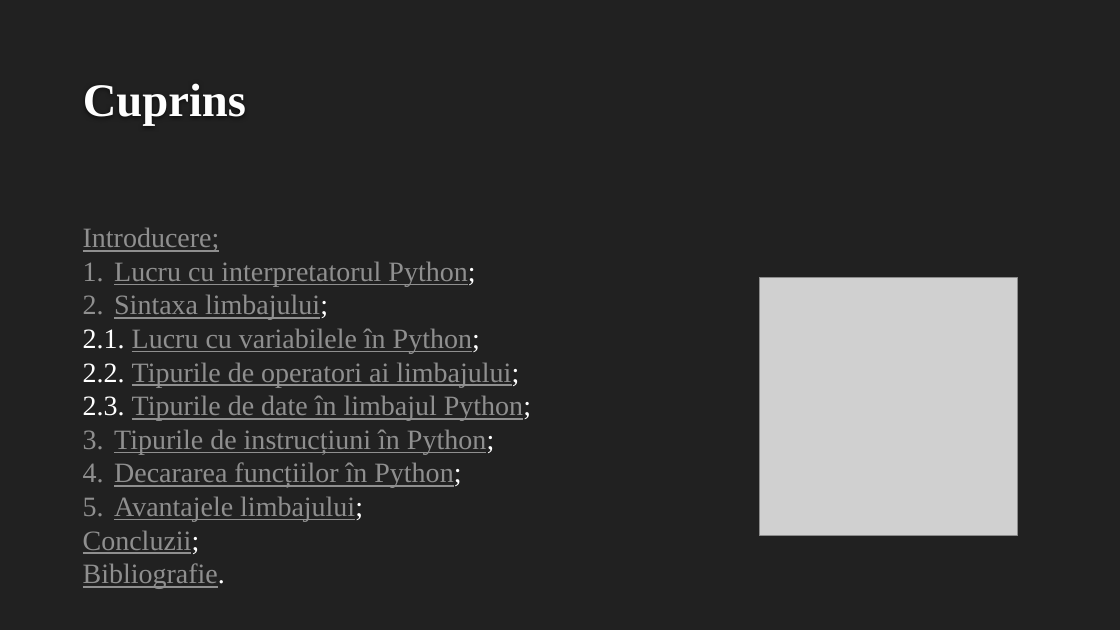
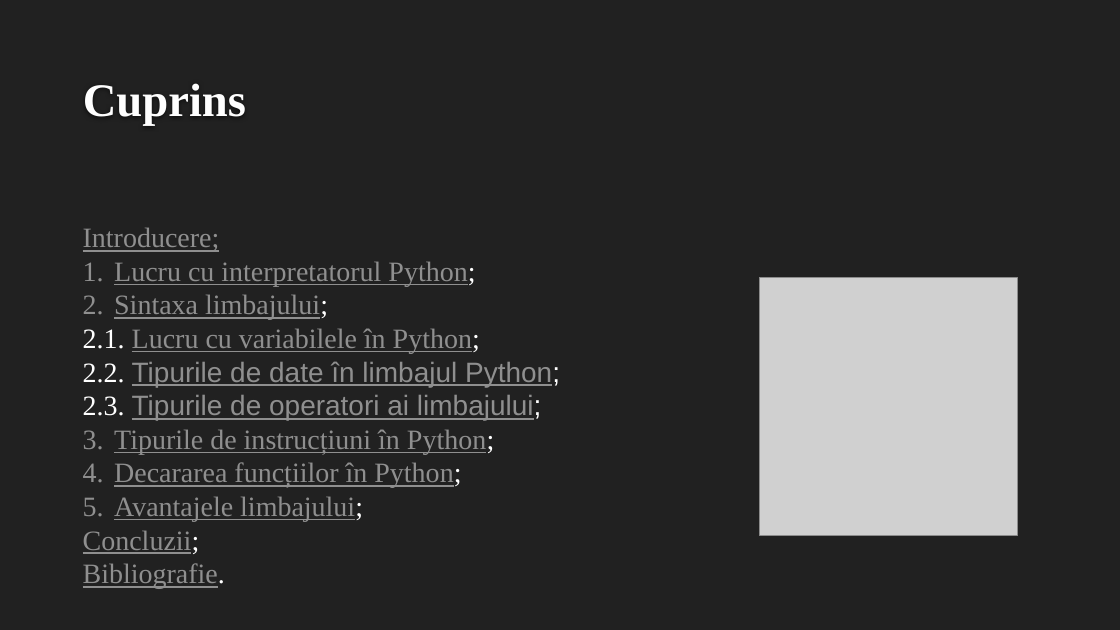
Before and after one commit to CernolevCorina/Python_introduction, a slide deck: slide 3 of Introducere în limbajul de programare Python.pptx. Drawn at 1120x630 pixels with LibreOffice and Linux fonts; fonts in the diff are those of the drawing; grey boxes stand for pictures; background and template pictures are left out. Boxes give left, top, right and bottom in pixels: in the first picture for what was removed or moved away, otherwise in the second. Text is boxed around its words. In the diff, an @@ line names an element or a change of style, - is before the commit and + after.

```diff
--- a/Introducere în limbajul de programare Python.pptx
+++ b/Introducere în limbajul de programare Python.pptx
@@ text at [83, 361, 560, 420]: text changed; font Times New Roman to Arial @@
-2.2. Tipurile de operatori ai limbajului;
-2.3. Tipurile de date în limbajul Python;
+2.2. Tipurile de date în limbajul Python;
+2.3. Tipurile de operatori ai limbajului;
```
Also in this commit, not shown: 9 other slides changed, 1 slide added, 1 other file.
